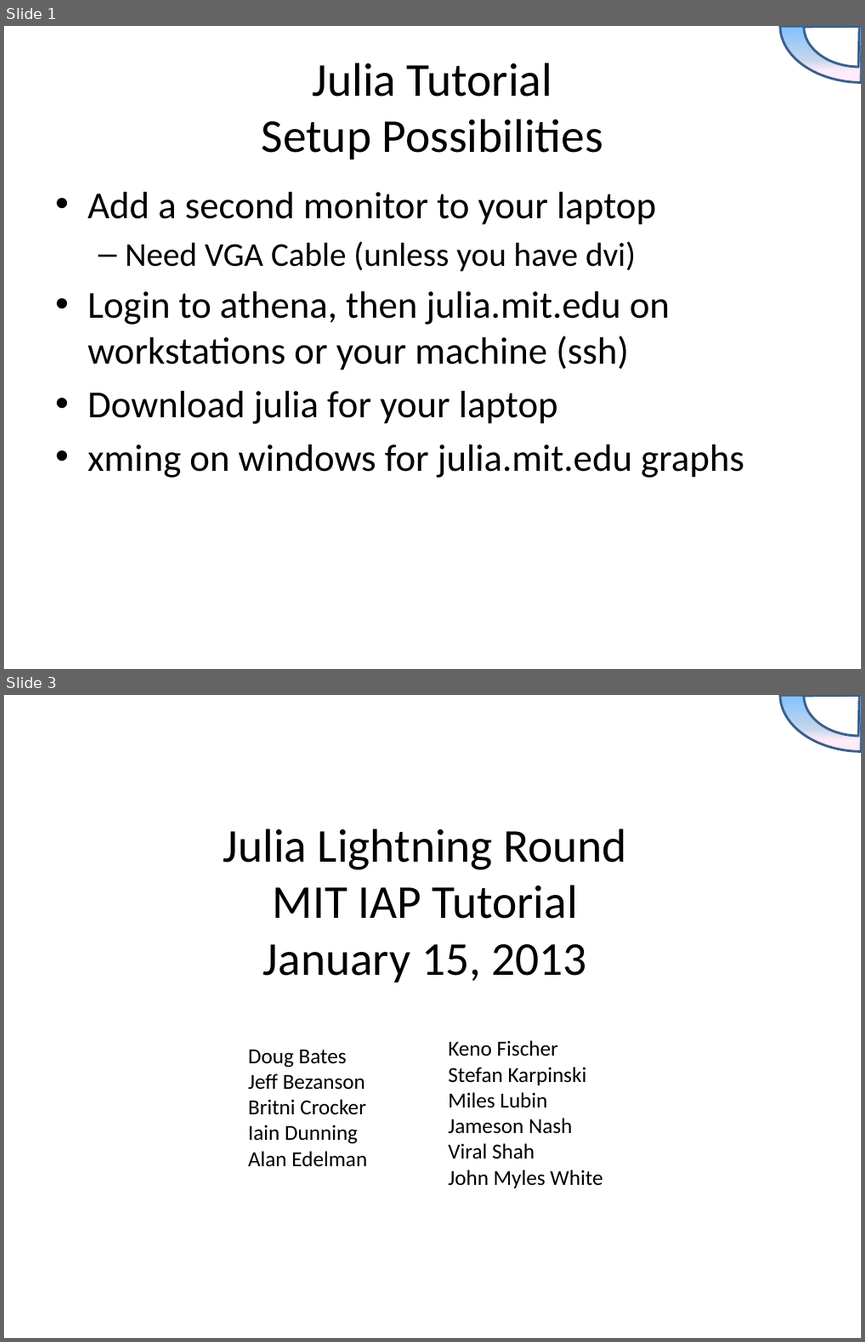
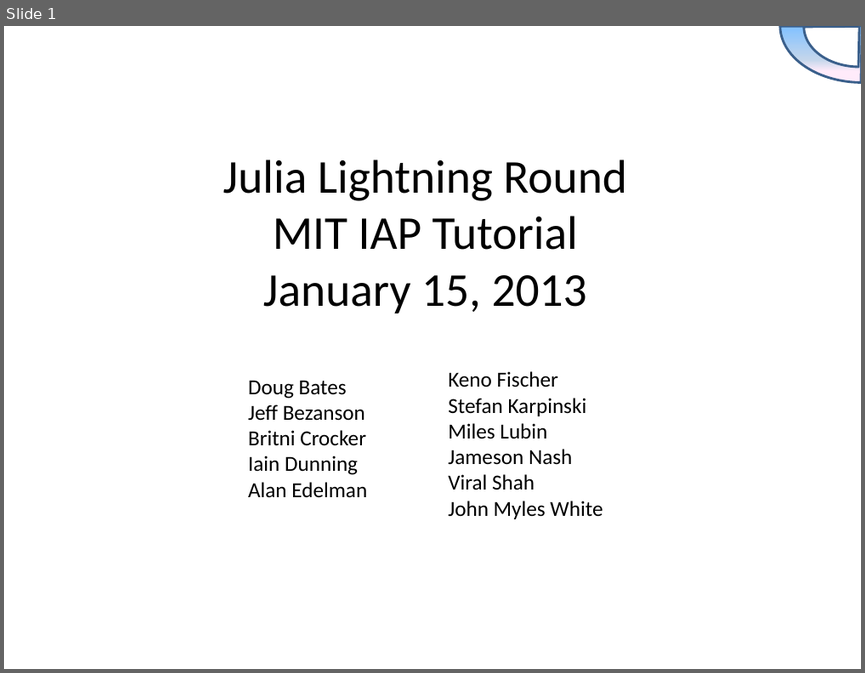
Before and after one commit to JuliaAttic/julia-tutorial, a slide deck: LightningRound/IAP_2013_Lightning.pptx. Shown one above the other, each under a label of ours: slides 1 and 3 before the commit, slide 1 after it; the slides between them are not shown. The pictures are 865x1342 and 865x673 pixels, drawn with LibreOffice and Linux fonts; fonts in the diff are those of the drawing; background and template pictures are left out. Boxes give left, top, right and bottom in pixels: in the first picture for what was removed or moved away, otherwise in the second. Text is boxed around its words. In the diff, an @@ line names an element or a change of style, - is before the commit and + after.

```diff
--- a/LightningRound/IAP_2013_Lightning.pptx
+++ b/LightningRound/IAP_2013_Lightning.pptx
@@ slide 1 removed at bbox=[4, 26, 861, 669], background #FFFFFF; not listed: 2 template elements that a slide beside it also shows @@
@@ title removed at bbox=[262, 63, 603, 159] @@
-Julia Tutorial
-Setup Possibilities
@@ text removed at bbox=[87, 192, 744, 477] @@
-• Add a second monitor to your laptop
-  – Need VGA Cable (unless you have dvi)
-• Login to athena, then julia.mit.edu on workstations or your machine (ssh)
-• Download julia for your laptop
-• xming on windows for julia.mit.edu graphs
@@ what was slide 3 is now slide 1 @@
```
Also in this commit, not shown: 1 other slide removed, 1 other file.
